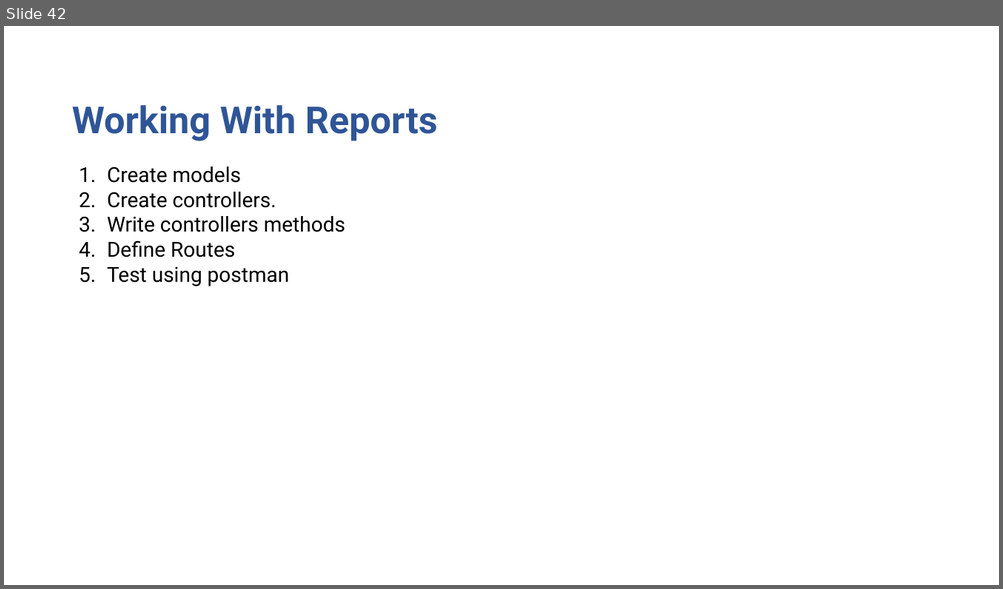
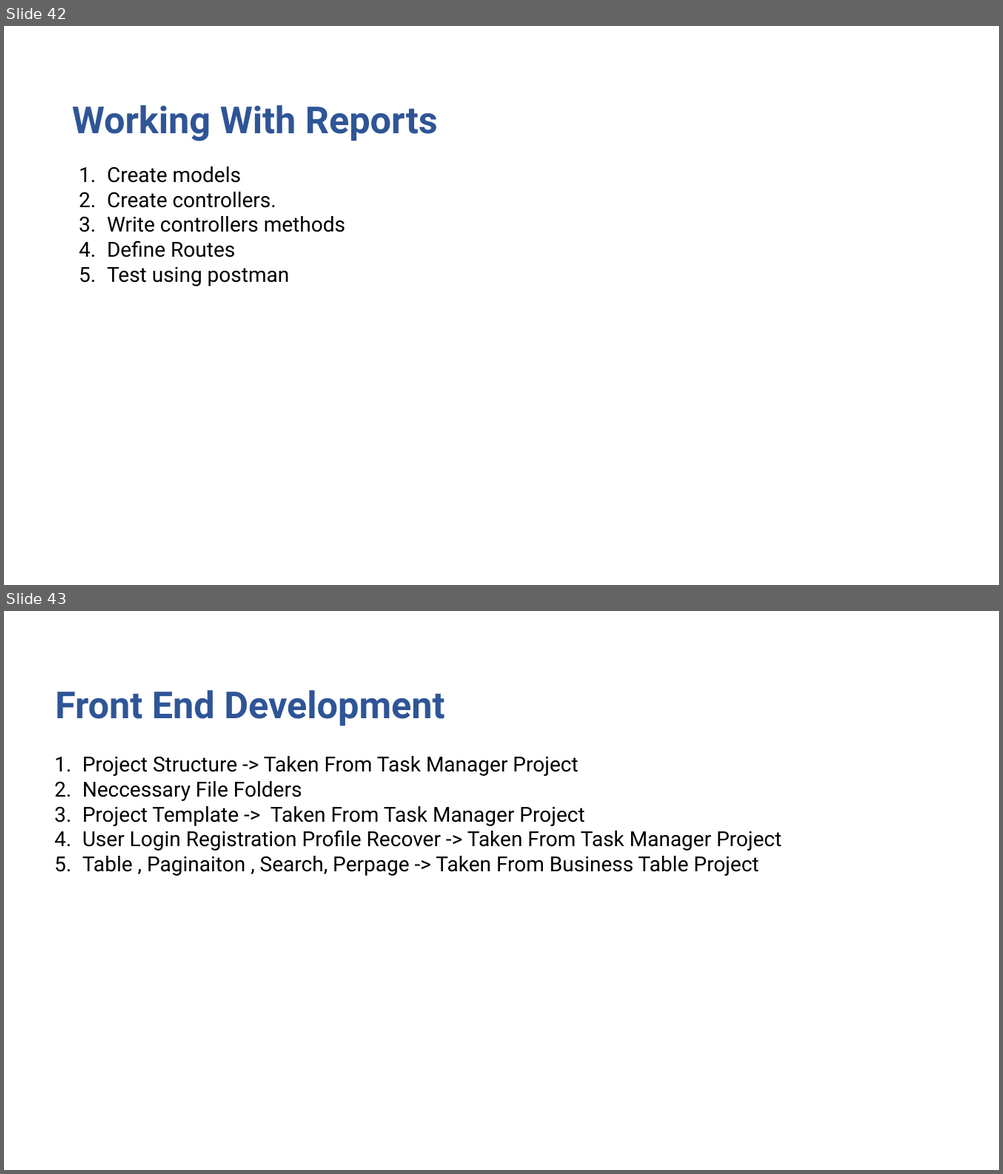
Before and after one commit to rupomsoft/MERN-STACK-Series, a slide deck: Inventory/PPT.pptx. Shown one above the other, each under a label of ours: slide 42 before the commit, slides 42 and 43 after it. The pictures are 1003x589 and 1003x1174 pixels, drawn with LibreOffice and Linux fonts; fonts in the diff are those of the drawing. Boxes give left, top, right and bottom in pixels: in the first picture for what was removed or moved away, otherwise in the second. Text is boxed around its words. In the diff, an @@ line names an element or a change of style, - is before the commit and + after.

```diff
--- a/Inventory/PPT.pptx
+++ b/Inventory/PPT.pptx
@@ slide 43 added at (x1=4, y1=611, x2=999, y2=1170), background #FFFFFF @@
@@ text added at (x1=55, y1=690, x2=444, y2=726), 36 pt, text #2F5597, bold @@
+Front End Development
@@ text added at (x1=82, y1=756, x2=781, y2=876), 20 pt, text #000000 @@
+1. Project Structure -> Taken From Task Manager Project
+2. Neccessary File Folders
+3. Project Template -> Taken From Task Manager Project
+4. User Login Registration Profile Recover -> Taken From Task Manager Project
+5. Table , Paginaiton , Search, Perpage -> Taken From Business Table Project
```
